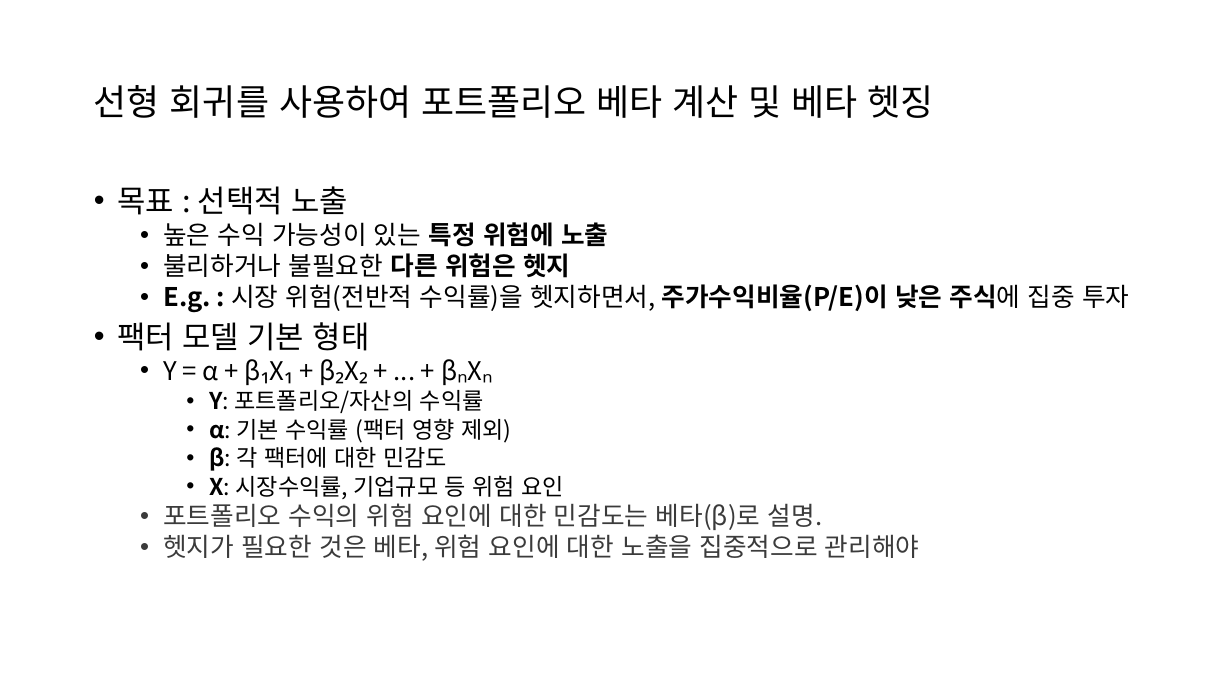
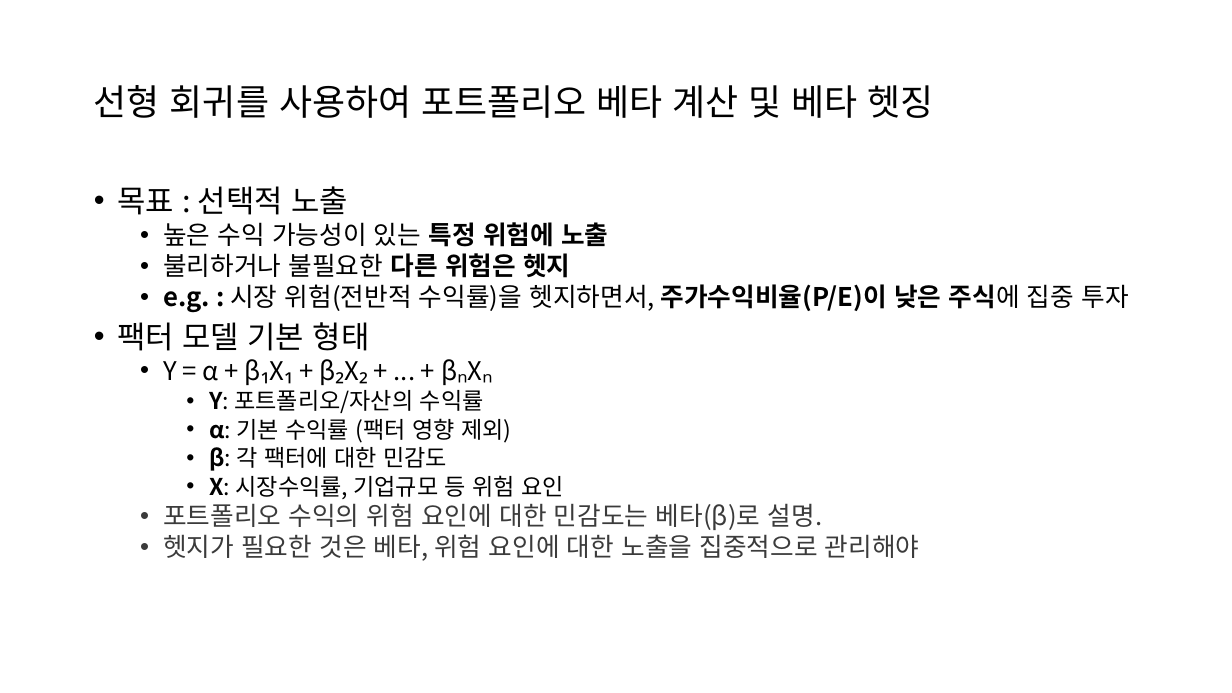
Before and after one commit to restful3/ml4t, a slide deck: slide 9 of source/05. Build Alpha Factors for Stock Portfolios_song.pptx. Drawn at 1232x693 pixels with LibreOffice and Linux fonts; fonts in the diff are those of the drawing. Boxes give left, top, right and bottom in pixels: in the first picture for what was removed or moved away, otherwise in the second. Text is boxed around its words. In the diff, an @@ line names an element or a change of style, - is before the commit and + after.

```diff
--- a/source/05. Build Alpha Factors for Stock Portfolios_song.pptx
+++ b/source/05. Build Alpha Factors for Stock Portfolios_song.pptx
@@ text at box(163, 284, 1128, 313): text changed @@
-  • E.g. : 시장 위험(전반적 수익률)을 헷지하면서, 주가수익비율(P/E)이 낮은 주식에 집중 투자
+  • e.g. : 시장 위험(전반적 수익률)을 헷지하면서, 주가수익비율(P/E)이 낮은 주식에 집중 투자
```
Also in this commit, not shown: 3 other slides changed, 2 other files.
